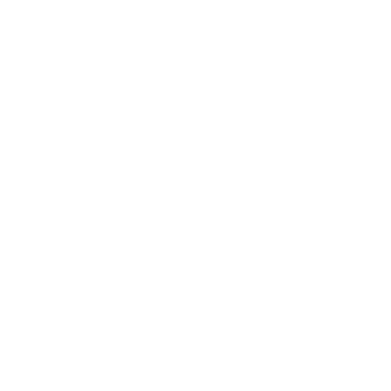
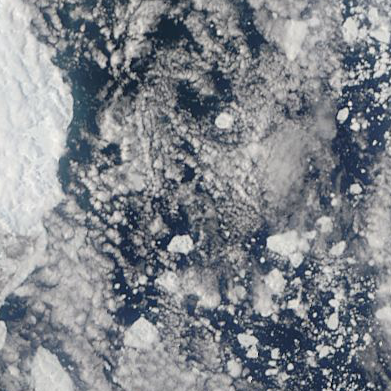
Layers edited between the first and the second (391, 391) image:
added layer "119_beaufort_sea_100km_20110608.terra.truecolor.250m" above "landfast ice" over [0, 0, 391, 391]
